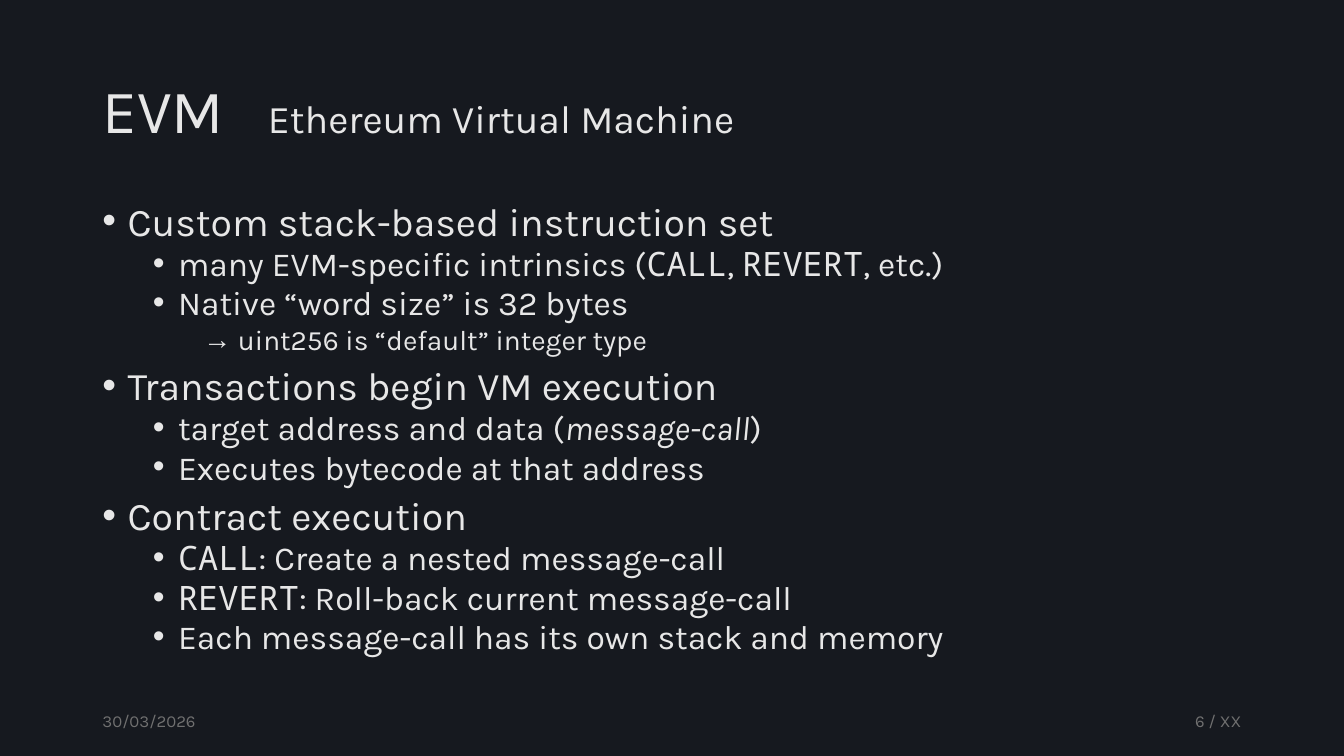
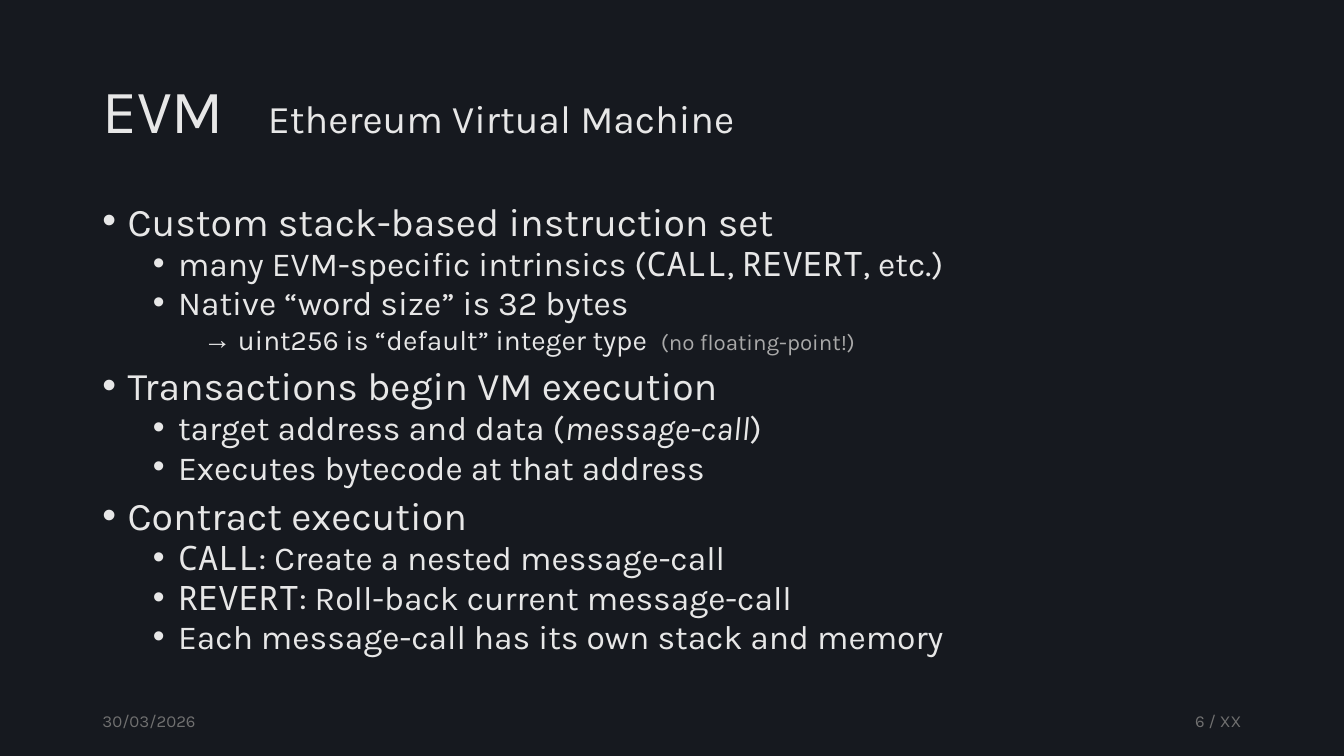
Before and after one commit to tzann/thesis, a slide deck: slide 6 of doc/presentation/Thesis.pptx. Drawn at 1344x756 pixels with LibreOffice and Linux fonts; fonts in the diff are those of the drawing. Boxes give left, top, right and bottom in pixels: in the first picture for what was removed or moved away, otherwise in the second. Text is boxed around its words. In the diff, an @@ line names an element or a change of style, - is before the commit and + after.

```diff
--- a/doc/presentation/Thesis.pptx
+++ b/doc/presentation/Thesis.pptx
@@ text at (x1=238, y1=330, x2=855, y2=357): text changed @@
-    → uint256 is “default” integer type
+    → uint256 is “default” integer type (no floating-point!)
```
Also in this commit, not shown: 6 other slides changed, 7 slides added, 1 slide removed, 2 other files.
